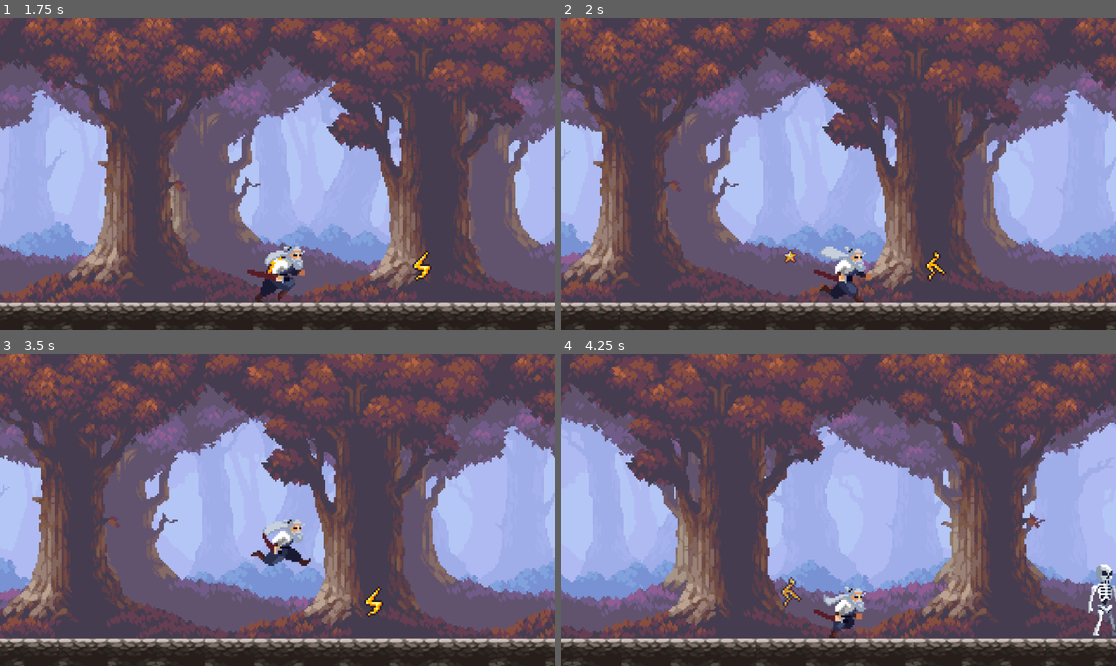
Above: before the commit, frames 1-4 (two rows, left to right).
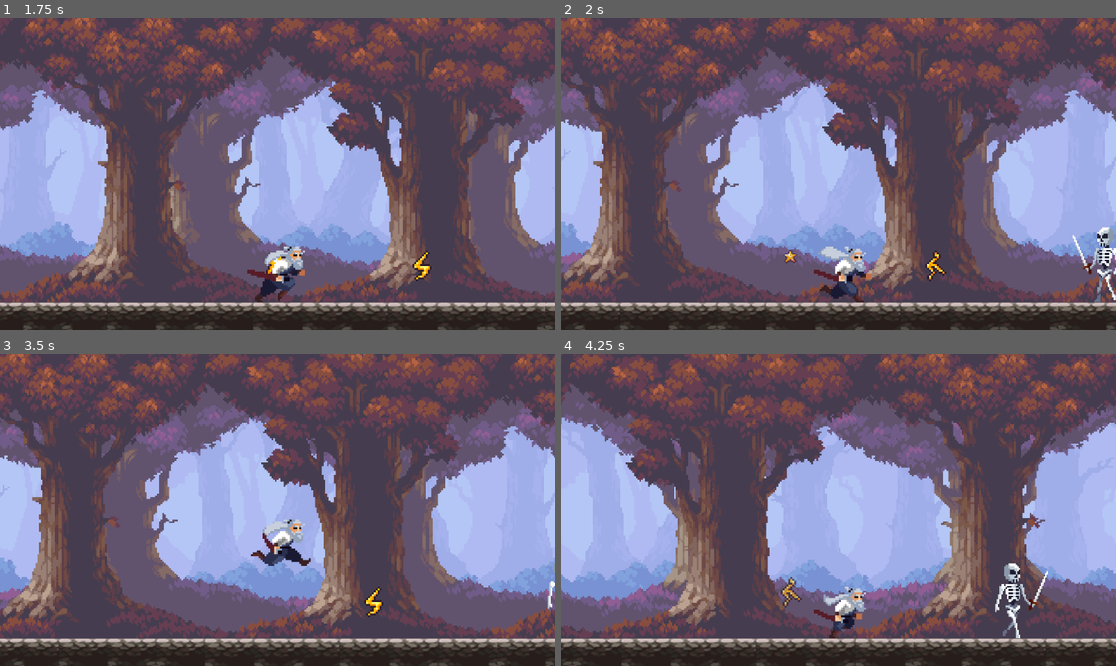
Above: after the commit, the same moments.

Repository: kefyrodievas/play-or-die
Game: Godot game, scene res://scenes/main.tscn
Two runs of this game, one before a commit and one after it. Both use one fixed random seed, a clock stepped at 60 frames per second and the inputs below.
Inputs:
- Up to frame 1 (1.75 s): hold D (Move_right) from 0.53 s (still down); tap Space (Jump) at 0.77, 1.52 s
- Up to frame 2 (2 s): keep holding D (Move_right)
- Up to frame 3 (3.5 s): release D (Move_right) at 2.03 s; hold A (Move_left) 2.03-2.78 s; hold D (Move_right) from 2.78 s (still down); tap Space (Jump) at 3.02 s
- Up to frame 4 (4.25 s): keep holding D (Move_right); tap Space (Jump) at 3.77 s

Frame 1 is identical in both runs. In frame 2, 0.6% of the frame differs, in the area x 92-100%, y 67-92%; in frame 3, less than 0.1%; in frame 4, 1.2%, in the area x 78-100%, y 67-92%.

Commit message:
enemy elgesys
enemy gali vaikscioti laisvai arba persekioti zaideja, dar reikia pabaigti kad attackintu zaideja ir zaidejas ji galetu attackinti

Diff:
--- a/scenes/enemy.gd
+++ b/scenes/enemy.gd
@@ -1,14 +1,95 @@
 extends CharacterBody2D
 
-@onready var target = $"."
-var speed = 150
+class_name EnemySkeleton
 
-func _physics_process(delta):
-		var direction = (target.position-position).normalized()
-		velocity = direction * speed
-		look_at(target.position)
-		move_and_slide()
+const speed = 50
+var is_skeleton_chase: bool = false
+#if true - following player, false - roaming around randomly
 
+var health = 80
+var health_max = 80
+var health_min = 0
+
+var dead: bool = false
+var taking_damage: bool = false
+var damage_to_deal = 10
+var is_dealing_damage: bool = false
+
+var direction: Vector2
+const gravity = 900
+var knockback_force = 200
+var is_roaming: bool = true
+
+var player: CharacterBody2D
+var player_in_area = false
+
+func _process(delta):
+	if !is_on_floor():
+		velocity.y += gravity * delta
+		velocity.x = 0
+	player = $"../Samurai".playerBody
+	move(delta)
+	handle_animation()
+	move_and_slide()
+
+func move(delta):
+	if !dead:
+		if !is_skeleton_chase:
+			velocity += direction * speed * delta
+		elif is_skeleton_chase and !taking_damage:
+			var direction_to_player = position.direction_to(player.position) * speed
+			velocity.x = direction_to_player.x #not gonna follow it upwards
+			direction.x = abs(velocity.x) / velocity.x
+		is_roaming = true
+	elif dead:
+		velocity.x = 0
+
+
+func handle_animation():
+	var anim_sprite = $AnimatedSprite2D
+	if !dead and !taking_damage and !is_dealing_damage:
+		anim_sprite.play("walking")
+		if direction.x == -1:
+			anim_sprite.flip_h = true
+		elif direction.x == 1:
+			anim_sprite.flip_h = false
+	elif !dead and taking_damage and !is_dealing_damage:
+		anim_sprite.play("hurt")
+		await get_tree().create_timer(0.72).timeout
+		taking_damage = false
+	elif dead and is_roaming:
+		is_roaming = false
+		anim_sprite.play("dying")
+		await get_tree().create_timer(1.0).timeout
+		handle_death()
+
+func handle_death():
+	self.queue_free()
+	#additional stuff like giving points for killing enemy
+
+func _on_direction_timer_timeout() -> void:
+	$DirectionTimer.wait_time = choose([1.5,2.0,2.5,3.0,3.5])
+	if !is_skeleton_chase:
+		direction = choose([Vector2.RIGHT, Vector2.LEFT])
+		velocity.x = 0
+
+
+func choose(array):
+	array.shuffle()
+	return array.front()
+
+
+
+
+#@onready var target = $"."
+#var speed = 150
+#
+#func _physics_process(delta):
+		#var direction = (target.position-position).normalized()
+		#velocity = direction * speed
+		#look_at(target.position)
+		#move_and_slide()
+		#
 
 ## Called when the node enters the scene tree for the first time.
 #func _ready() -> void:
--- a/scenes/enemy.tscn
+++ b/scenes/enemy.tscn
@@ -2,6 +2,122 @@
 
 [ext_resource type="Texture2D" uid="uid://cxhhsheevpx7d" path="res://assets/img/characters/enemies/Skeleton_01_White_Idle.png" id="1_7p1mj"]
 [ext_resource type="Script" uid="uid://fb5sp6m1p10s" path="res://scenes/enemy.gd" id="1_md0e3"]
+[ext_resource type="Texture2D" uid="uid://citayt7oltse0" path="res://assets/img/characters/enemies/Skeleton_01_White_Attack1.png" id="2_xwavj"]
+[ext_resource type="Texture2D" uid="uid://dfsrx2o8aqa43" path="res://assets/img/characters/enemies/Skeleton_01_White_Die.png" id="3_nenq2"]
+[ext_resource type="Texture2D" uid="uid://b7mpmqkkft30y" path="res://assets/img/characters/enemies/Skeleton_01_White_Hurt.png" id="4_md484"]
+[ext_resource type="Texture2D" uid="uid://bjvp2c1wkas8n" path="res://assets/img/characters/enemies/Skeleton_01_White_Walk.png" id="6_ipns3"]
+
+[sub_resource type="AtlasTexture" id="AtlasTexture_8qclf"]
+atlas = ExtResource("2_xwavj")
+region = Rect2(0, 0, 96, 64)
+
+[sub_resource type="AtlasTexture" id="AtlasTexture_w8i8w"]
+atlas = ExtResource("2_xwavj")
+region = Rect2(96, 0, 96, 64)
+
+[sub_resource type="AtlasTexture" id="AtlasTexture_otmr2"]
+atlas = ExtResource("2_xwavj")
+region = Rect2(192, 0, 96, 64)
+
+[sub_resource type="AtlasTexture" id="AtlasTexture_wtq4b"]
+atlas = ExtResource("2_xwavj")
+region = Rect2(288, 0, 96, 64)
+
+[sub_resource type="AtlasTexture" id="AtlasTexture_j0cyh"]
+atlas = ExtResource("2_xwavj")
+region = Rect2(384, 0, 96, 64)
+
+[sub_resource type="AtlasTexture" id="AtlasTexture_g0wcc"]
+atlas = ExtResource("2_xwavj")
+region = Rect2(480, 0, 96, 64)
+
+[sub_resource type="AtlasTexture" id="AtlasTexture_s1ycm"]
+atlas = ExtResource("2_xwavj")
+region = Rect2(576, 0, 96, 64)
+
+[sub_resource type="AtlasTexture" id="AtlasTexture_shcg2"]
+atlas = ExtResource("2_xwavj")
+region = Rect2(672, 0, 96, 64)
+
+[sub_resource type="AtlasTexture" id="AtlasTexture_ile5s"]
+atlas = ExtResource("2_xwavj")
+region = Rect2(768, 0, 96, 64)
+
+[sub_resource type="AtlasTexture" id="AtlasTexture_1x4g4"]
+atlas = ExtResource("2_xwavj")
+region = Rect2(864, 0, 96, 64)
+
+[sub_resource type="AtlasTexture" id="AtlasTexture_2pwtc"]
+atlas = ExtResource("3_nenq2")
+region = Rect2(0, 0, 96, 64)
+
+[sub_resource type="AtlasTexture" id="AtlasTexture_rogs8"]
+atlas = ExtResource("3_nenq2")
+region = Rect2(96, 0, 96, 64)
+
+[sub_resource type="AtlasTexture" id="AtlasTexture_wrm80"]
+atlas = ExtResource("3_nenq2")
+region = Rect2(192, 0, 96, 64)
+
+[sub_resource type="AtlasTexture" id="AtlasTexture_6awcb"]
+atlas = ExtResource("3_nenq2")
+region = Rect2(288, 0, 96, 64)
+
+[sub_resource type="AtlasTexture" id="AtlasTexture_wjec0"]
+atlas = ExtResource("3_nenq2")
+region = Rect2(384, 0, 96, 64)
+
+[sub_resource type="AtlasTexture" id="AtlasTexture_i4rgx"]
+atlas = ExtResource("3_nenq2")
+region = Rect2(480, 0, 96, 64)
+
+[sub_resource type="AtlasTexture" id="AtlasTexture_2mchx"]
+atlas = ExtResource("3_nenq2")
+region = Rect2(576, 0, 96, 64)
+
+[sub_resource type="AtlasTexture" id="AtlasTexture_t3vcr"]
+atlas = ExtResource("3_nenq2")
+region = Rect2(672, 0, 96, 64)
+
+[sub_resource type="AtlasTexture" id="AtlasTexture_qaulx"]
+atlas = ExtResource("3_nenq2")
+region = Rect2(768, 0, 96, 64)
+
+[sub_resource type="AtlasTexture" id="AtlasTexture_1f82d"]
+atlas = ExtResource("3_nenq2")
+region = Rect2(864, 0, 96, 64)
+
+[sub_resource type="AtlasTexture" id="AtlasTexture_lioqc"]
+atlas = ExtResource("3_nenq2")
+region = Rect2(960, 0, 96, 64)
+
+[sub_resource type="AtlasTexture" id="AtlasTexture_0lg75"]
+atlas = ExtResource("3_nenq2")
+region = Rect2(1056, 0, 96, 64)
+
+[sub_resource type="AtlasTexture" id="AtlasTexture_lsnsy"]
+atlas = ExtResource("3_nenq2")
+region = Rect2(1152, 0, 96, 64)
+
+[sub_resource type="AtlasTexture" id="AtlasTexture_thsr5"]
+atlas = ExtResource("4_md484")
+region = Rect2(0, 0, 96, 64)
+
+[sub_resource type="AtlasTexture" id="AtlasTexture_ekh6n"]
+atlas = ExtResource("4_md484")
+region = Rect2(96, 0, 96, 64)
+
+[sub_resource type="AtlasTexture" id="AtlasTexture_2sbpf"]
+atlas = ExtResource("4_md484")
+region = Rect2(192, 0, 96, 64)
+
+[sub_resource type="AtlasTexture" id="AtlasTexture_78kod"]
+atlas = ExtResource("4_md484")
+region = Rect2(288, 0, 96, 64)
+
+[sub_resource type="AtlasTexture" id="AtlasTexture_605iw"]
+atlas = ExtResource("4_md484")
+region = Rect2(384, 0, 96, 64)
 
 [sub_resource type="AtlasTexture" id="AtlasTexture_md0e3"]
 atlas = ExtResource("1_7p1mj")
@@ -34,11 +150,150 @@
 [sub_resource type="AtlasTexture" id="AtlasTexture_ipns3"]
 atlas = ExtResource("1_7p1mj")
 region = Rect2(672, 0, 96, 64)
+
+[sub_resource type="AtlasTexture" id="AtlasTexture_x6q4o"]
+atlas = ExtResource("6_ipns3")
+region = Rect2(0, 0, 96, 64)
+
+[sub_resource type="AtlasTexture" id="AtlasTexture_2tuss"]
+atlas = ExtResource("6_ipns3")
+region = Rect2(96, 0, 96, 64)
+
+[sub_resource type="AtlasTexture" id="AtlasTexture_7v6cf"]
+atlas = ExtResource("6_ipns3")
+region = Rect2(192, 0, 96, 64)
+
+[sub_resource type="AtlasTexture" id="AtlasTexture_vab5u"]
+atlas = ExtResource("6_ipns3")
+region = Rect2(288, 0, 96, 64)
+
+[sub_resource type="AtlasTexture" id="AtlasTexture_qiusc"]
+atlas = ExtResource("6_ipns3")
+region = Rect2(384, 0, 96, 64)
+
+[sub_resource type="AtlasTexture" id="AtlasTexture_5ie7m"]
+atlas = ExtResource("6_ipns3")
+region = Rect2(480, 0, 96, 64)
+
+[sub_resource type="AtlasTexture" id="AtlasTexture_ya47j"]
+atlas = ExtResource("6_ipns3")
+region = Rect2(576, 0, 96, 64)
+
+[sub_resource type="AtlasTexture" id="AtlasTexture_hyejq"]
+atlas = ExtResource("6_ipns3")
+region = Rect2(672, 0, 96, 64)
+
+[sub_resource type="AtlasTexture" id="AtlasTexture_j0dkt"]
+atlas = ExtResource("6_ipns3")
+region = Rect2(768, 0, 96, 64)
+
+[sub_resource type="AtlasTexture" id="AtlasTexture_sdxul"]
+atlas = ExtResource("6_ipns3")
+region = Rect2(864, 0, 96, 64)
 
 [sub_resource type="SpriteFrames" id="SpriteFrames_8qclf"]
 animations = [{
 "frames": [{
 "duration": 1.0,
+"texture": SubResource("AtlasTexture_8qclf")
+}, {
+"duration": 1.0,
+"texture": SubResource("AtlasTexture_w8i8w")
+}, {
+"duration": 1.0,
+"texture": SubResource("AtlasTexture_otmr2")
+}, {
+"duration": 1.0,
+"texture": SubResource("AtlasTexture_wtq4b")
+}, {
+"duration": 1.0,
+"texture": SubResource("AtlasTexture_j0cyh")
+}, {
+"duration": 1.0,
+"texture": SubResource("AtlasTexture_g0wcc")
+}, {
+"duration": 1.0,
+"texture": SubResource("AtlasTexture_s1ycm")
+}, {
+"duration": 1.0,
+"texture": SubResource("AtlasTexture_shcg2")
+}, {
+"duration": 1.0,
+"texture": SubResource("AtlasTexture_ile5s")
+}, {
+"duration": 1.0,
+"texture": SubResource("AtlasTexture_1x4g4")
+}],
+"loop": true,
+"name": &"attack",
+"speed": 12.0
+}, {
+"frames": [{
+"duration": 1.0,
+"texture": SubResource("AtlasTexture_2pwtc")
+}, {
+"duration": 1.0,
+"texture": SubResource("AtlasTexture_rogs8")
+}, {
+"duration": 1.0,
+"texture": SubResource("AtlasTexture_wrm80")
+}, {
+"duration": 1.0,
+"texture": SubResource("AtlasTexture_6awcb")
+}, {
+"duration": 1.0,
+"texture": SubResource("AtlasTexture_wjec0")
+}, {
+"duration": 1.0,
+"texture": SubResource("AtlasTexture_i4rgx")
+}, {
+"duration": 1.0,
+"texture": SubResource("AtlasTexture_2mchx")
+}, {
+"duration": 1.0,
+"texture": SubResource("AtlasTexture_t3vcr")
+}, {
+"duration": 1.0,
+"texture": SubResource("AtlasTexture_qaulx")
+}, {
+"duration": 1.0,
+"texture": SubResource("AtlasTexture_1f82d")
+}, {
+"duration": 1.0,
+"texture": SubResource("AtlasTexture_lioqc")
+}, {
+"duration": 1.0,
+"texture": SubResource("AtlasTexture_0lg75")
+}, {
+"duration": 1.0,
+"texture": SubResource("AtlasTexture_lsnsy")
+}],
+"loop": true,
+"name": &"dying",
+"speed": 11.0
+}, {
+"frames": [{
+"duration": 1.0,
+"texture": SubResource("AtlasTexture_thsr5")
+}, {
+"duration": 1.0,
+"texture": SubResource("AtlasTexture_ekh6n")
+}, {
+"duration": 1.0,
+"texture": SubResource("AtlasTexture_2sbpf")
+}, {
+"duration": 1.0,
+"texture": SubResource("AtlasTexture_78kod")
+}, {
+"duration": 1.0,
+"texture": SubResource("AtlasTexture_605iw")
+}],
+"loop": true,
+"name": &"hurt",
+"speed": 7.0
+}, {
+"frames": [{
+"duration": 1.0,
 "texture": SubResource("AtlasTexture_md0e3")
 }, {
 "duration": 1.0,
@@ -63,24 +318,67 @@
 "texture": SubResource("AtlasTexture_ipns3")
 }],
 "loop": true,
-"name": &"default",
-"speed": 15.0
+"name": &"idle",
+"speed": 14.0
+}, {
+"frames": [{
+"duration": 1.0,
+"texture": SubResource("AtlasTexture_x6q4o")
+}, {
+"duration": 1.0,
+"texture": SubResource("AtlasTexture_2tuss")
+}, {
+"duration": 1.0,
+"texture": SubResource("AtlasTexture_7v6cf")
+}, {
+"duration": 1.0,
+"texture": SubResource("AtlasTexture_vab5u")
+}, {
+"duration": 1.0,
+"texture": SubResource("AtlasTexture_qiusc")
+}, {
+"duration": 1.0,
+"texture": SubResource("AtlasTexture_5ie7m")
+}, {
+"duration": 1.0,
+"texture": SubResource("AtlasTexture_ya47j")
+}, {
+"duration": 1.0,
+"texture": SubResource("AtlasTexture_hyejq")
+}, {
+"duration": 1.0,
+"texture": SubResource("AtlasTexture_j0dkt")
+}, {
+"duration": 1.0,
+"texture": SubResource("AtlasTexture_sdxul")
+}],
+"loop": true,
+"name": &"walking",
+"speed": 11.0
 }]
 
-[sub_resource type="RectangleShape2D" id="RectangleShape2D_w8i8w"]
-size = Vector2(109.25, 151.5)
+[sub_resource type="CapsuleShape2D" id="CapsuleShape2D_e7lhw"]
+custom_solver_bias = 0.145
+radius = 51.0
+height = 154.0
 
 [node name="Enemy" type="CharacterBody2D" unique_id=2045138673]
 script = ExtResource("1_md0e3")
 
 [node name="AnimatedSprite2D" type="AnimatedSprite2D" parent="." unique_id=474033608]
 texture_filter = 1
+position = Vector2(0, -13.25)
 scale = Vector2(3.0520835, 3.3710935)
 sprite_frames = SubResource("SpriteFrames_8qclf")
-autoplay = "default"
-frame = 4
-frame_progress = 0.98862964
+animation = &"idle"
+autoplay = "idle"
+frame_progress = 0.36645302
 
 [node name="CollisionShape2D" type="CollisionShape2D" parent="." unique_id=772311672]
-position = Vector2(9, 36)
-shape = SubResource("RectangleShape2D_w8i8w")
+position = Vector2(-7, 17)
+shape = SubResource("CapsuleShape2D_e7lhw")
+
+[node name="DirectionTimer" type="Timer" parent="." unique_id=578213721]
+autostart = true
+
+[connection signal="timeout" from="DirectionTimer" to="." method="_on_direction_timer_timeout"]
--- a/scenes/main.tscn
+++ b/scenes/main.tscn
@@ -35,4 +35,4 @@
 position = Vector2(900, 520)
 
 [node name="Enemy" parent="." unique_id=1458510823 instance=ExtResource("7_o6xl0")]
-position = Vector2(1562, 504)
+position = Vector2(1269, 499)
--- a/scenes/samurai.gd
+++ b/scenes/samurai.gd
@@ -2,7 +2,6 @@
 
 const SPEED = 400.0
 const JUMP_VELOCITY = -600.0
-
 
 # SCORE SYSTEM
 var score = 0
@@ -14,6 +13,8 @@
 var jump_count = 0
 var double_jump_duration = 20.0
 
+
+var playerBody = self
 
 func _physics_process(delta: float) -> void:
 
Binary file added: assets/img/characters/enemies/Skeleton_01_White_Attack2.png
Not shown, added: assets/img/characters/enemies/Skeleton_01_White_Attack2.png.import
Binary file added: assets/img/characters/enemies/Skeleton_01_White_Die.png
Not shown, added: assets/img/characters/enemies/Skeleton_01_White_Die.png.import
Binary file added: assets/img/characters/enemies/Skeleton_01_White_Hurt.png
Not shown, added: assets/img/characters/enemies/Skeleton_01_White_Hurt.png.import
